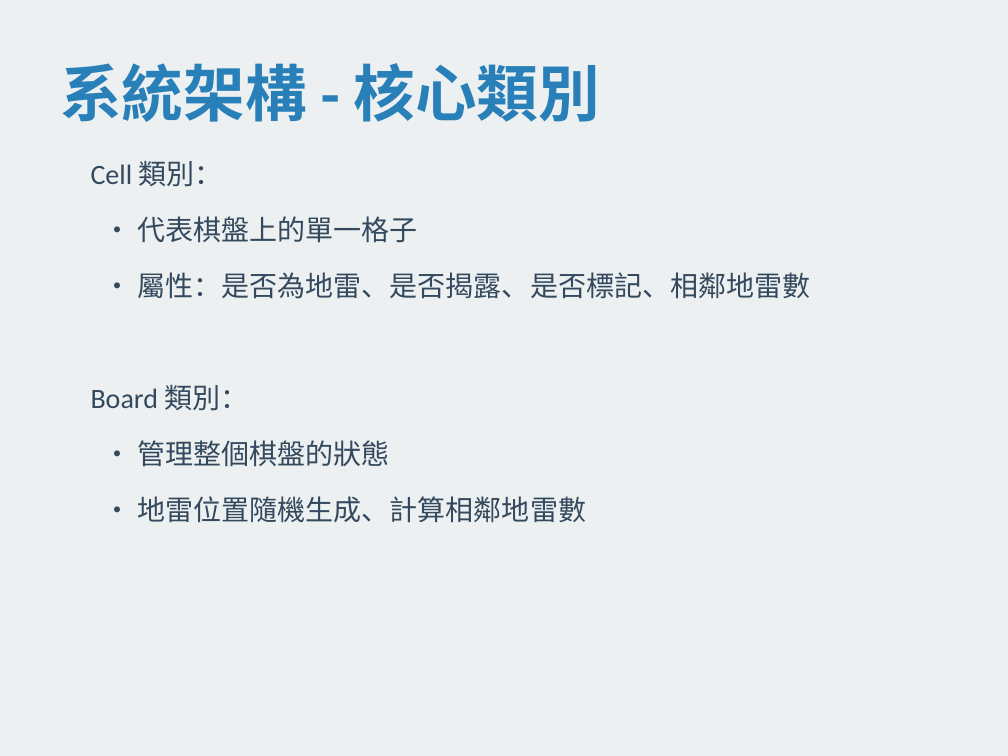
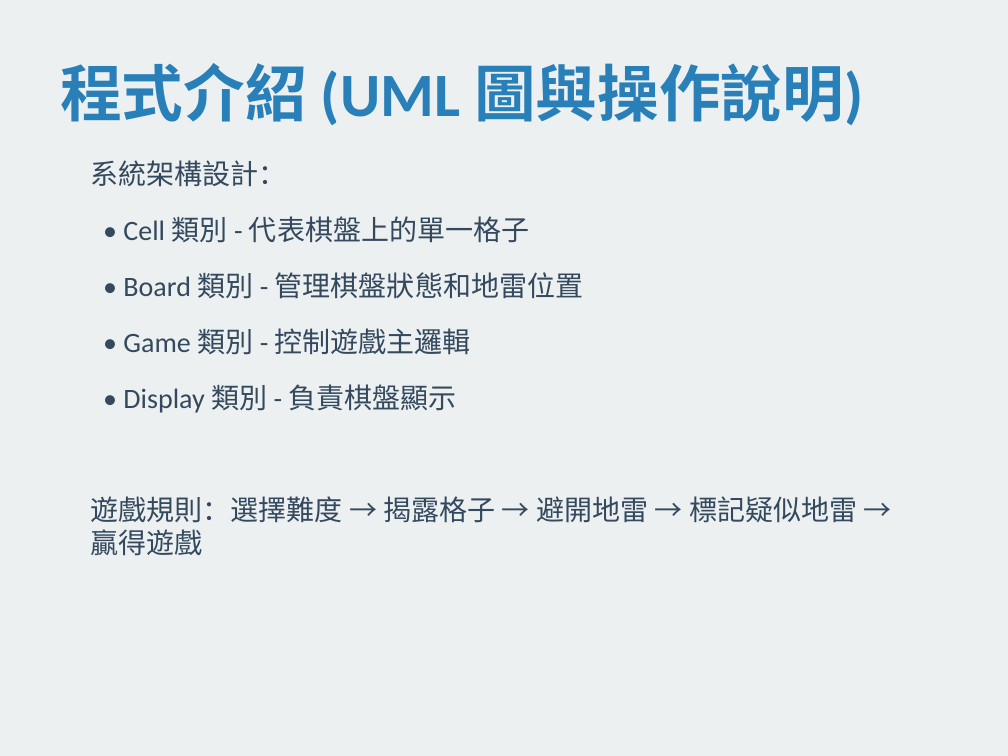
Before and after one commit to XJacksonChrisX/minesweeper, a slide deck: slide 5 of 踩地雷遊戲_專題報告.pptx (slide 6 before the commit). Drawn at 1008x756 pixels with LibreOffice and Linux fonts; fonts in the diff are those of the drawing. Boxes give left, top, right and bottom in pixels: in the first picture for what was removed or moved away, otherwise in the second. Text is boxed around its words. In the diff, an @@ line names an element or a change of style, - is before the commit and + after.

```diff
--- a/踩地雷遊戲_專題報告.pptx
+++ b/踩地雷遊戲_專題報告.pptx
@@ text at box(60, 63, 863, 125): text changed @@
-系統架構 - 核心類別
+程式介紹 (UML 圖與操作說明)
@@ text at box(91, 160, 857, 556): text changed @@
-Cell 類別：
-• 代表棋盤上的單一格子
-• 屬性：是否為地雷、是否揭露、是否標記、相鄰地雷數
-Board 類別：
-• 管理整個棋盤的狀態
-• 地雷位置隨機生成、計算相鄰地雷數
+系統架構設計：
+• Cell 類別 - 代表棋盤上的單一格子
+• Board 類別 - 管理棋盤狀態和地雷位置
+• Game 類別 - 控制遊戲主邏輯
+• Display 類別 - 負責棋盤顯示
+遊戲規則：選擇難度 → 揭露格子 → 避開地雷 → 標記疑似地雷 → 贏得遊戲
```
Also in this commit, not shown: 3 other slides changed, 5 slides added, 7 slides removed.
